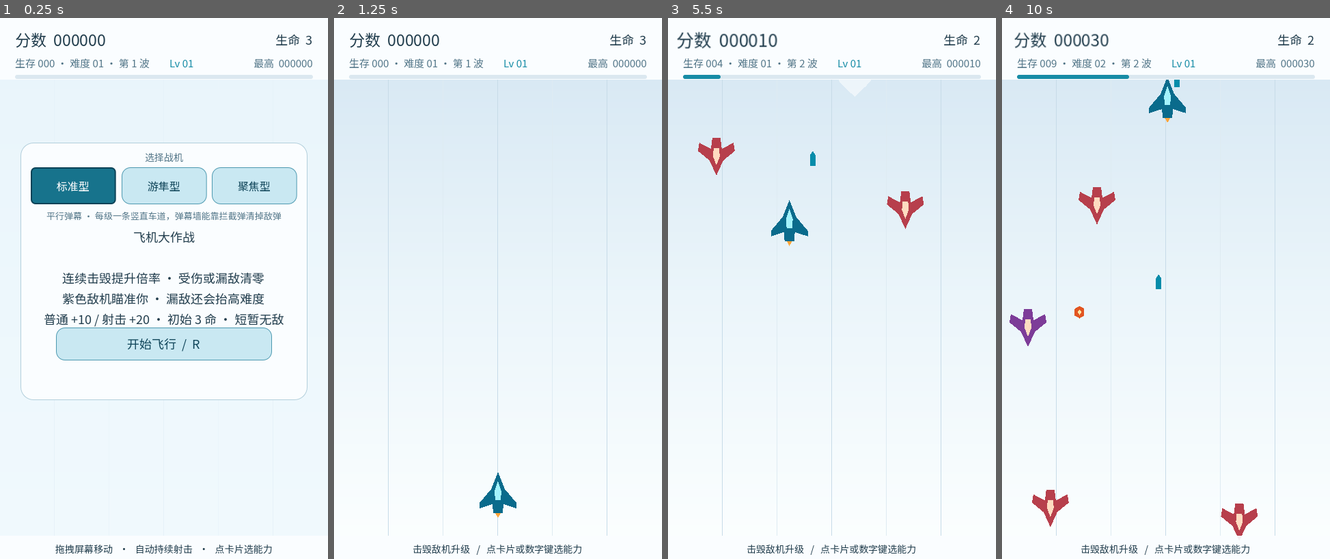
Above: before the commit, frames 1-4 (left to right).
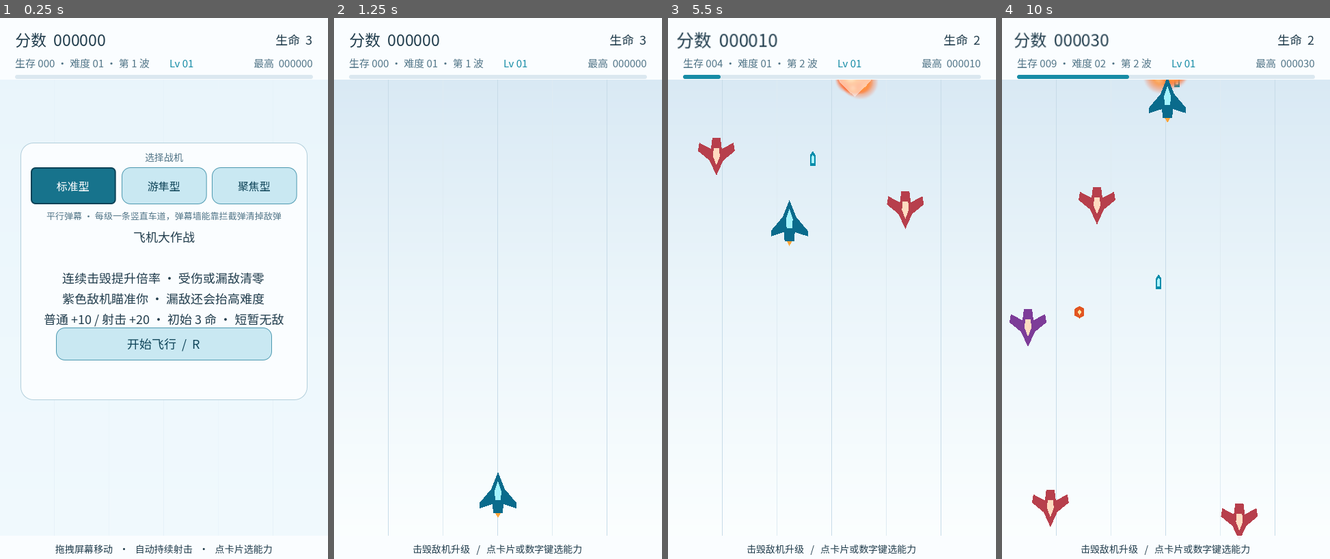
Above: after the commit, the same moments.

Repository: ixx-long/PlaneBattle
Game: Godot game, scene res://scenes/Main.tscn
The game is run twice, just before and just after one commit, with the same random seed, the same clock (stepped at 60 frames per second) and the same inputs.
Inputs (mouse positions are in pixels of both pictures, inside the frame that each line leads up to):
- Up to frame 1 (0.25 s): no input
- Up to frame 2 (1.25 s): click "开始飞行 / R" at 0.5 s
- Up to frame 3 (5.5 s): tap Enter at 1.25 s; move the mouse to (815, 402) at 1.27 s; hold W (move_up) 1.28-2 s; tap 1 (choice_1) at 1.35 s; click (815, 402) at 1.42 s; drag from (930, 375) to (940, 50) at 2.02 s; move the mouse to (733, 207) at 2.77 s; hold A (move_left) 2.78-3.5 s; tap 3 (choice_3) at 2.85 s; drag from (848, 293) to (772, 99) at 3.52 s; move the mouse to (782, 153) at 4.27 s; hold S (move_down) 4.28-5 s; tap 5 (choice_5) at 4.35 s; drag from (904, 266) to (779, 266) at 5.02 s
- Up to frame 4 (10 s): move the mouse to (1100, 320) at 5.77 s; hold W (move_up) 5.78-6.5 s; hold Space (shoot) 5.78-6.5 s; click (1100, 320) at 5.92 s; drag from (1198, 169) to (1106, 126) at 6.52 s; move the mouse to (1149, 402) at 7.27 s; hold D (move_right) 7.28-8 s; tap 2 (choice_2) at 7.35 s; drag from (1264, 375) to (1149, 402) at 8.02 s; move the mouse to (1067, 207) at 8.77 s; hold S (move_down) 8.78-9.5 s; tap 4 (choice_4) at 8.85 s; drag from (1182, 293) to (1166, 28) at 9.52 s

Frames 1-2 are identical in both runs. In frame 3, 0.3% of the frame differs, in the area x 43-64%, y 11-27%; in frame 4, 0.2%.

Commit message:
修掉"爆炸全在左上角"的 bug，并给每台战机与拦截弹做专属弹体
## 1. Bug：击毁特效全部画在左上角（真人反馈）

根因是**生成顺序**：`_spawn_explosion()` 原本写成"先 `add_child`、再设坐标"，而
`Explosion._ready()` 一进来就把 `emitting` 打开——`one_shot + explosiveness=1` 会在
**那一瞬间**把整批粒子按当时的坐标（0,0）发射出去，之后再挪节点，粒子已经留在原地了。

**它为什么一直没被发现**：原先那条断言查的是 `burst.global_position`，而那个值是对的
（节点确实被挪到了敌机位置），所以断言一直是绿的；VisualTest 的爆炸截图又是**手工摆放**的
（position 在 add_child 之前设好），于是连截图也是对的。测试夹具与真实路径的顺序不同，
把 bug 挡在了视野之外。

修法与守卫：
- 位置改到 `add_child` **之前**（与敌机/Boss 的既有约定一致）；
- `Explosion` 新增 `spawn_position`（粒子被发射那一刻的位置），断言改为查它——
  **断言的对象必须是玩家看得见的东西**，这条教训在光柱那次已经吃过一次。
- 这条断言是**先让它失败**再修的：加完断言跑出来 `475/476 failures=1`，修完 476/476。

## 2. 每台战机只用自己的弹体

`PlayerBullet` 的弹体拆成 Body（弹体）+ Core（亮芯，按弹体轮廓等比缩小现算）+ Shield
（拦截光环）。形状、弹体色、亮芯色都由 Main 在 `add_child` 之前从 `SHIPS` 表取好：
- 标准型：短弩形 + 青蓝；
- 游隼型：细长镖形 + 青绿（与它的机身/座舱同族）；
- 追踪导弹：另一套**带尾翼的弹形**，轮廓写在 `Main.SEEKER_HULL`（它属于那条武器，
  不塞进 SHIPS 的 bullet_hull 免得混淆）+ 暖色 + 更亮的内芯。

**视觉可以有个性，判定盒不能有个性**：弹形随战机变，`CollisionShape2D` 三台始终是
8×20，断言同时验"外观不同"与"判定盒一致"。

## 3. 拦截弹的专属外观

`intercepts` 为真时每颗子弹显示一圈光环。以前它只是个开关，玩家拿完之后画面上毫无变化；
现在"我的弹幕能挡子弹了"直接长在子弹上，并且**判定盒不会跟着变大**（有对照断言）。
VisualTest 新增 `interceptor-preview.png`（第十张截图），README 与交付文档的画廊同步。

回归：smoke 483/483（新增 7 条弹体/拦截弹断言）；八个验证模式全绿；Web 版重新导出并发布。

Diff:
--- a/outputs/PlaneBattle/scenes/PlayerBullet.tscn
+++ b/outputs/PlaneBattle/scenes/PlayerBullet.tscn
@@ -10,9 +10,20 @@
 collision_mask = 10
 script = ExtResource("1")
 
-[node name="Visual" type="Polygon2D" parent="."]
+[node name="Visual" type="Node2D" parent="."]
+
+[node name="Shield" type="Polygon2D" parent="Visual"]
+visible = false
+polygon = PackedVector2Array(0, -17, 6.5, -9, 6.5, 12, 0, 17, -6.5, 12, -6.5, -9)
+color = Color(0.75, 0.96, 1, 0.42)
+
+[node name="Body" type="Polygon2D" parent="Visual"]
 polygon = PackedVector2Array(0, -12, 4, -6, 4, 10, -4, 10, -4, -6)
 color = Color(0.02, 0.55, 0.67, 1)
 
+[node name="Core" type="Polygon2D" parent="Visual"]
+polygon = PackedVector2Array(0, -6.6, 2.2, -3.3, 2.2, 5.5, -2.2, 5.5, -2.2, -3.3)
+color = Color(0.68, 0.96, 1, 1)
+
 [node name="CollisionShape2D" type="CollisionShape2D" parent="."]
 shape = SubResource("BulletShape")
--- a/outputs/PlaneBattle/scripts/Explosion.gd
+++ b/outputs/PlaneBattle/scripts/Explosion.gd
@@ -13,8 +13,17 @@
 
 @onready var flash: Polygon2D = $Flash
 
+## **粒子被发射那一刻的位置**。它才是"爆炸画在哪里"的唯一依据，而不是节点当前的 position：
+## `one_shot` + `explosiveness=1` 会在 `emitting` 打开的那一瞬间把整批粒子按当时的坐标
+## 发射出去，之后再挪节点，粒子已经留在原地了。
+## 真机上踩过一次：生成顺序写成"先 add_child、再设坐标"，于是**所有爆炸都画在左上角 (0,0)**，
+## 而当时的断言查的是 `burst.global_position`——那个值是对的，所以一直绿着。
+## 这个字段就是给回归测试用的：它记录的是粒子真正被发射时的位置。
+var spawn_position: Vector2 = Vector2.ZERO
+
 func _ready() -> void:
 	add_to_group("explosion")
+	spawn_position = global_position
 	# one_shot 粒子在 emitting 置真后只播一轮，播完发 finished，这时才释放自己。
 	emitting = true
 	finished.connect(queue_free)
--- a/outputs/PlaneBattle/scripts/Main.gd
+++ b/outputs/PlaneBattle/scripts/Main.gd
@@ -9,6 +9,13 @@
 const EXPLOSION_SCENE: PackedScene = preload("res://scenes/Explosion.tscn")
 const BOSS_SCENE: PackedScene = preload("res://scenes/Boss.tscn")
 const BEAM_SCENE: PackedScene = preload("res://scenes/Beam.tscn")
+## 追踪导弹的弹体轮廓：带尾翼的弹形（机头 + 弹身 + 左右尾翼）。它只属于游隼型的那一路
+## 武器，所以写在这里而不是塞进 SHIPS 表——表里的 bullet_hull 是"主弹幕"的形状，
+## 两者混在一起以后会分不清哪一行管哪一路。顺序是绕多边形一圈，不能打乱。
+const SEEKER_HULL: Array[Vector2] = [
+	Vector2(0, -10), Vector2(3, -4), Vector2(3, 8), Vector2(7, 13), Vector2(3, 11.5),
+	Vector2(-3, 11.5), Vector2(-7, 13), Vector2(-3, 8), Vector2(-3, -4),
+]
 ## 波次/难度参数表的脚本。项目约定不写 class_name，所以用 preload 拿脚本再 new()，
 ## 作为 .tres 漏配时的兜底——tuning 为 null 时整局会直接崩在第一次生成敌机上。
 const WAVE_TUNING_SCRIPT: GDScript = preload("res://scripts/WaveTuning.gd")
@@ -100,6 +107,12 @@
 		"beam_width": 0.0,
 		"beam_range": 0.0,
 		"beam_tick_interval": 0.0,
+		# **每台战机只用自己的那一套弹体**：形状、弹体色、亮芯色都在这里，
+		# 生成子弹时由 _spawn_player_bullet() 一次性写进去。判定盒不跟着变——
+		# 视觉可以有个性，命中盒不能有个性（那会让"看得见"和"打得中"变成两件事）。
+		"bullet_hull": [Vector2(0, -12), Vector2(4, -6), Vector2(4, 10), Vector2(-4, 10), Vector2(-4, -6)],
+		"bullet_color": Color(0.02, 0.55, 0.67, 1),
+		"bullet_core_color": Color(0.68, 0.96, 1, 1),
 		"hull": [Vector2(0, -32), Vector2(10, -7), Vector2(27, 13), Vector2(27, 21), Vector2(8, 15),
 			Vector2(7, 28), Vector2(-7, 28), Vector2(-8, 15), Vector2(-27, 21), Vector2(-27, 13), Vector2(-10, -7)],
 		"hull_color": Color(0.04, 0.42, 0.55, 1),
@@ -131,6 +144,11 @@
 		"beam_width": 0.0,
 		"beam_range": 0.0,
 		"beam_tick_interval": 0.0,
+		# 游隼型的弹体是**细长镖形 + 它自己的青绿配色**（与机身、座舱同一族颜色）：
+		# 换战机时弹道一眼能看出换了人，而不是只有技能描述里写着不一样。
+		"bullet_hull": [Vector2(0, -15), Vector2(3, -5), Vector2(3, 9), Vector2(-3, 9), Vector2(-3, -5)],
+		"bullet_color": Color(0.05, 0.42, 0.36, 1),
+		"bullet_core_color": Color(0.72, 0.98, 0.88, 1),
 		"hull": [Vector2(0, -36), Vector2(7, -8), Vector2(20, 2), Vector2(31, 22), Vector2(12, 13),
 			Vector2(6, 28), Vector2(-6, 28), Vector2(-12, 13), Vector2(-31, 22), Vector2(-20, 2), Vector2(-7, -8)],
 		"hull_color": Color(0.06, 0.44, 0.38, 1),
@@ -164,6 +182,9 @@
 		# 前场代价实测很小（10 秒窗口下三台击毁率 80% / 87% / 84%，这台居中），
 		# 但**短窗口会把它量得偏低**：敌人得先飞进射程，6 秒窗口里它只有 62%。
 		"beam_range": 340.0,
+		# 这台战机**不出子弹**（输出由光柱承担），所以它没有 bullet_hull / bullet_color——
+		# 这是有意的而不是漏了：给它编一套永远用不上的弹体才是真的误导。
+		# _spawn_player_bullet() 里的默认值负责兜底（万一以后改成"光柱 + 子弹"）。
 		"beam_tick_interval": 0.08,
 		"seeker_interval": 0.0,
 		"seeker_speed_scale": 1.0,
@@ -591,10 +612,13 @@
 	# 变成一比一，平衡才好预测。
 	bullet.pierce_left = 0
 	bullet.intercepts = _bullet_intercepts
-	# 让导弹一眼可辨：比主弹幕更大，并且**真的换掉弹体颜色**（不是用 modulate 乘法调色）。
-	# 可见性就是这么来的——不靠放宽锁定范围（那条路会让威胁归零）。
+	# 让导弹一眼可辨：比主弹幕更大，**换成带尾翼的弹体**，并且**真的换掉弹体颜色**
+	# （不是用 modulate 乘法调色）。可见性就是这么来的——不靠放宽锁定范围
+	# （那条路会让威胁归零）。
 	bullet.scale = Vector2.ONE * _bullet_scale * 1.6
+	bullet.body_polygon = PackedVector2Array(SEEKER_HULL)
 	bullet.body_color = Color(1.0, 0.62, 0.18, 1.0)
+	bullet.core_color = Color(1.0, 0.93, 0.72, 1.0)
 	actors.add_child(bullet)
 	bullet.global_position = player.global_position + Vector2.UP * 34.0
 
@@ -991,8 +1015,13 @@
 	if state == GameState.GAME_OVER or state == GameState.READY or ticket != run_id:
 		return
 	var burst = EXPLOSION_SCENE.instantiate()
+	# **位置必须在 add_child 之前写好。** Explosion._ready() 一进来就把 emitting 打开，
+	# 而 one_shot + explosiveness=1 会在那一瞬间把整批粒子按当时的坐标发射出去——之后再挪
+	# 节点，粒子已经留在原地了。真机上踩过一次：这里写成"先 add_child、再设坐标"，结果
+	# **所有击毁特效都画在左上角**，而当时的断言查的是节点位置（那个值是对的），一直绿着。
+	# 这条与敌机/Boss 的约定是同一个："导出值与位置一律在 add_child 之前写好"。
+	burst.position = at
 	actors.add_child(burst)
-	burst.global_position = at
 
 func _on_player_shoot_requested(origin: Vector2) -> void:
 	if ship_uses_beam():
@@ -1022,6 +1051,14 @@
 	bullet.pierce_left = _bullet_pierce
 	bullet.intercepts = _bullet_intercepts
 	bullet.play_area_top = play_area_top
+	# **弹体外观取自当前战机**：每台战机只用自己的那一套（形状 + 弹体色 + 亮芯色）。
+	# 表里没有这一项的战机（聚焦型：它不出子弹）就用脚本里的默认值。
+	var ship: Dictionary = current_ship()
+	bullet.body_polygon = PackedVector2Array(
+		ship.get("bullet_hull", bullet.body_polygon)
+	)
+	bullet.body_color = ship.get("bullet_color", bullet.body_color)
+	bullet.core_color = ship.get("bullet_core_color", bullet.core_color)
 	# 主弹幕**一律照直飞**：弹幕墙与拦截弹都依赖它保持竖直，追踪是另一路武器
 	# （见 _spawn_seeker）。把追踪做进主弹幕会让满配每秒 13.5 次射击全部命中，
 	# 敌方弹幕会被打到 0。
--- a/outputs/PlaneBattle/scripts/PlayerBullet.gd
+++ b/outputs/PlaneBattle/scripts/PlayerBullet.gd
@@ -22,16 +22,40 @@
 ## **用颜色属性而不是 modulate**：modulate 是乘法，青色弹体乘橙色只会得到浑浊的绿，
 ## 第一版就是这么写的，结果导弹在截图里几乎看不见——"看得见"这件事得用真的颜色去保证。
 @export var body_color: Color = Color(0.02, 0.55, 0.67, 1)
+## 弹体亮芯的颜色。亮芯由 body_polygon 按比例缩小现算，所以换弹形不必再画一遍。
+@export var core_color: Color = Color(0.68, 0.96, 1, 1)
+## 弹形。**每台战机用它自己那一种**，由 Main 从 SHIPS 表里取过来（表是唯一来源）：
+## 标准型是短弩形、游隼型是细长镖形、追踪导弹是带尾翼的弹体。形状变了不会动判定，
+## 判定始终是场景里那个 8×20 的矩形——视觉可以有个性，命中盒不能有个性。
+@export var body_polygon: PackedVector2Array = PackedVector2Array(
+	[Vector2(0, -12), Vector2(4, -6), Vector2(4, 10), Vector2(-4, 10), Vector2(-4, -6)]
+)
+## 亮芯相对弹体的缩放。太小看不见，太大会盖掉弹体本身的轮廓。
+@export var core_scale: float = 0.55
 
 var spent: bool = false
 
 func _ready() -> void:
 	add_to_group("player_bullet")
 	area_entered.connect(_on_area_entered)
-	# 颜色在 _ready 里应用：Main 按项目约定在 add_child 之前写好导出值。
-	($Visual as Polygon2D).color = body_color
+	# 外观全部在 _ready 里应用：Main 按项目约定在 add_child 之前写好导出值。
+	var body := $Visual/Body as Polygon2D
+	body.polygon = body_polygon
+	body.color = body_color
+	var core := $Visual/Core as Polygon2D
+	core.polygon = _shrink(body_polygon, core_scale)
+	core.color = core_color
+	# 拦截弹的专属外观：只有"能击落敌弹"的子弹才带这圈光晕，所以它同时是一个状态指示。
+	($Visual/Shield as Polygon2D).visible = intercepts
 	# 机身图形朝上，所以按飞行方向旋转；direction 为正上方时旋转量恰好为 0。
 	rotation = direction.angle() + PI * 0.5
+
+func _shrink(points: PackedVector2Array, factor: float) -> PackedVector2Array:
+	# 亮芯按比例缩小现算，而不是在场景里再抄一份顶点：抄一份就意味着改弹形时要记得改两处。
+	var result := PackedVector2Array()
+	for point in points:
+		result.append(point * factor)
+	return result
 
 func _physics_process(delta: float) -> void:
 	if spent:
--- a/outputs/PlaneBattle/tests/SmokeTest.gd
+++ b/outputs/PlaneBattle/tests/SmokeTest.gd
@@ -315,6 +315,7 @@
 	ship_probe.queue_free()
 	await settle()
 	check(game.set_ship("parallel"), "切回默认战机")
+
 	check(game.player.hull.color == default_hull_color, "切回后配色恢复")
 
 	check(game.hud.start_button.visible and not game.player.active, "start menu and inactive player")
@@ -534,6 +535,101 @@
 		not bundled.has_char(0x9F98),
 		"（对照）子集确实不包含生僻字，说明上面那条覆盖率断言不是恒真"
 	)
+
+	# --- 每台战机只用自己的弹体 ---
+	# 这一组守两件事：**弹体外观确实随战机切换**（形状 + 弹体色 + 亮芯色），以及
+	# **判定盒绝不跟着变**。后者是刻意钉死的：视觉可以有个性，命中盒有个性就等于
+	# "看得见"和"打得中"变成两件事——那是本项目反复吃亏的类型。
+	# 位置放在开局之后：这一段要走真实生成路径（_spawn_player_bullet 与追踪导弹发射），
+	# 而 READY 状态下 Main 的 _physics_process 会直接返回、追踪导弹根本不会发。
+	var bullet_profiles := {}
+	for ship_id in ["parallel", "homing"]:
+		game.set_ship(ship_id)
+		game._spawn_player_bullet(Vector2(240, 500))
+		await settle(2)
+		for entity in get_nodes_in_group("player_bullet"):
+			if not entity.homing:
+				var body := entity.get_node("Visual/Body") as Polygon2D
+				bullet_profiles[ship_id] = {
+					"polygon": body.polygon,
+					"body_color": body.color,
+					"core_color": (entity.get_node("Visual/Core") as Polygon2D).color,
+					"hitbox": (entity.get_node("CollisionShape2D") as CollisionShape2D).shape.size,
+				}
+		await clear_arena()
+	check(bullet_profiles.size() == 2, "两台出子弹的战机各生成了一颗子弹（夹具有效）")
+	if bullet_profiles.size() == 2:
+		check(
+			bullet_profiles["parallel"]["polygon"] != bullet_profiles["homing"]["polygon"],
+			"两台战机的弹体**形状**不同（不是同一颗子弹换个说法）"
+		)
+		check(
+			bullet_profiles["parallel"]["body_color"] != bullet_profiles["homing"]["body_color"]
+				and bullet_profiles["parallel"]["core_color"] != bullet_profiles["homing"]["core_color"],
+			"两台战机的弹体**配色**不同（各自与自己机身同族）"
+		)
+		check(
+			bullet_profiles["parallel"]["hitbox"] == bullet_profiles["homing"]["hitbox"]
+				and is_equal_approx(bullet_profiles["parallel"]["hitbox"].y, 20.0),
+			"（对照）弹形不同但**判定盒完全一致**：视觉有个性，命中盒不能有个性"
+		)
+	# 追踪导弹是**另一种弹体**，而不是主弹幕换色。它属于游隼型那一路武器，
+	# 所以轮廓写在 Main 的 SEEKER_HULL 常量里（与 SHIPS 的 bullet_hull 分开）。
+	game.set_ship("homing")
+	game._seeker_cooldown = 0.0
+	game._physics_process(0.016)
+	await settle(2)
+	var missile: Node = null
+	for entity in get_nodes_in_group("player_bullet"):
+		if entity.homing:
+			missile = entity
+	if missile != null:
+		var missile_body := missile.get_node("Visual/Body") as Polygon2D
+		check(
+			missile_body.polygon.size()
+				> bullet_profiles.get("homing", {}).get("polygon", PackedVector2Array()).size(),
+			"追踪导弹是带尾翼的另一种弹体（顶点比主弹幕多），不是主弹幕换色"
+		)
+		check(missile_body.color.r > missile_body.color.b, "追踪导弹是暖色（与青色主弹幕一眼可分）")
+	# --- 拦截弹的专属外观 ---
+	# 拦截弹是"所有子弹都能击落敌弹"这个状态，所以它的标记必须长在子弹上：
+	# 玩家要能一眼看出"现在我的弹幕能挡子弹了"。
+	await clear_arena()
+	game.set_ship("parallel")
+	game._bullet_intercepts = false
+	game._spawn_player_bullet(Vector2(240, 500))
+	await settle(2)
+	var unshielded_bullet: Node = null
+	for entity in get_nodes_in_group("player_bullet"):
+		unshielded_bullet = entity
+	check(
+		unshielded_bullet != null
+			and not (unshielded_bullet.get_node("Visual/Shield") as Polygon2D).visible,
+		"普通子弹不带拦截光环"
+	)
+	await clear_arena()
+	game.xp = 0
+	force_choose("interceptor")
+	game._spawn_player_bullet(Vector2(240, 500))
+	await settle(2)
+	var shielded: Node = null
+	for entity in get_nodes_in_group("player_bullet"):
+		if not entity.homing:
+			shielded = entity
+	check(
+		shielded != null and (shielded.get_node("Visual/Shield") as Polygon2D).visible,
+		"拿到拦截弹之后，生成的子弹带专属光环（能击落敌弹这件事看得见）"
+	)
+	check(
+		shielded != null
+			and is_equal_approx(
+				(shielded.get_node("CollisionShape2D") as CollisionShape2D).shape.size.y, 20.0
+			),
+		"（对照）拦截光环只是外观，判定盒没有跟着变大"
+	)
+	await clear_arena()
+	game._bullet_intercepts = false
+	game.set_ship("parallel")
 
 	# --- 游隼型的追踪导弹 ---
 	# **主弹幕一律照直飞，追踪是另一路武器。** 这是被数据逼出来的结构：
@@ -1522,7 +1618,14 @@
 	var burst = bursts[0] if bursts.size() == 1 else null
 	check(
 		burst != null and burst.global_position.is_equal_approx(death_position),
-		"爆炸出现在敌机被击毁的位置"
+		"爆炸节点出现在敌机被击毁的位置"
+	)
+	# 只查节点位置是不够的：**粒子在 emitting 打开那一瞬间就定死了坐标**，事后挪节点没用。
+	# 真机上就是这么错的——生成顺序写成"先 add_child、再设坐标"，结果所有爆炸都画在左上角，
+	# 而上面那条查 global_position 的断言照样绿。所以这里查的是"粒子被发射时的位置"。
+	check(
+		burst != null and burst.spawn_position.is_equal_approx(death_position),
+		"爆炸**粒子**画在敌机被击毁的位置（不是节点事后被挪过去的）"
 	)
 	await create_timer(1.0).timeout
 	check(burst == null or not is_instance_valid(burst), "爆炸播放完自行释放")
--- a/outputs/PlaneBattle/tests/VisualTest.gd
+++ b/outputs/PlaneBattle/tests/VisualTest.gd
@@ -41,12 +41,13 @@
 		game.actors.add_child(enemy)
 	# 画三条平行弹道（与“火力增援”3 发一致）：全部竖直向上，只有水平位置不同。
 	# 这是本版弹道的直接视觉证据——一旦退回扇形发散，截图里立刻能看出来。
+	# **走真实生成路径**（_spawn_player_bullet）而不是自己 instantiate：弹体形状与配色
+	# 现在按战机切换，夹具自己造子弹就会绕过那一套、截出一张"不是游戏里那样子"的图。
 	for lane in [-1.0, 0.0, 1.0]:
 		for y in [510.0, 430.0]:
-			var bullet = load("res://scenes/PlayerBullet.tscn").instantiate()
-			bullet.position = Vector2(240.0 + lane * 14.0, y)
-			bullet.speed = 0.0
-			game.actors.add_child(bullet)
+			game._spawn_player_bullet(Vector2(240.0 + lane * 14.0, y))
+			var fired = game.actors.get_child(game.actors.get_child_count() - 1)
+			fired.speed = 0.0
 	var threat = load("res://scenes/EnemyBullet.tscn").instantiate()
 	threat.position = Vector2(340, 455)
 	threat.speed = 0.0
@@ -84,6 +85,22 @@
 	game.screen_shake_enabled = true
 	# 等特效自行消散，免得它们跟着出现在后面几张截图里。
 	await create_timer(0.6).timeout
+
+	# 拦截弹的专属外观：**这张的存在理由是"看不看得见"**。拦截弹以前只是一个开关，
+	# 玩家拿完之后画面上没有任何变化；现在每颗子弹会带一圈拦截光环，所以它需要一张图，
+	# 否则"加了外观"和"没加"在截图里分不出来。
+	game._clear_entities()
+	game._bullet_intercepts = true
+	for lane in [-1.0, 0.0, 1.0]:
+		for y in [520.0, 440.0]:
+			game._spawn_player_bullet(Vector2(240.0 + lane * 14.0, y))
+			var shielded = game.actors.get_child(game.actors.get_child_count() - 1)
+			shielded.speed = 0.0
+	await create_timer(0.2).timeout
+	await capture("res://../interceptor-preview.png")
+	game._bullet_intercepts = false
+	game._clear_entities()
+	await create_timer(0.2).timeout
 
 	# 追踪导弹：切到游隼型，摆几架远处的敌机，等它按节奏发几轮导弹再截图。
 	# **这张的存在理由**：上一版把锁定射程压到 110 像素来保平衡，数据上完全达标，
Not shown, changed: README.md
Not shown, changed: screenshots/effects.png
Not shown, changed: screenshots/gameover.png
Not shown, changed: screenshots/homing.png
Not shown, added: screenshots/interceptor.png
Not shown, changed: screenshots/levelup.png
Not shown, changed: screenshots/playing.png
Not shown, changed: tools/build_deliverables.py
Not shown, changed: tools/document_sections.py
